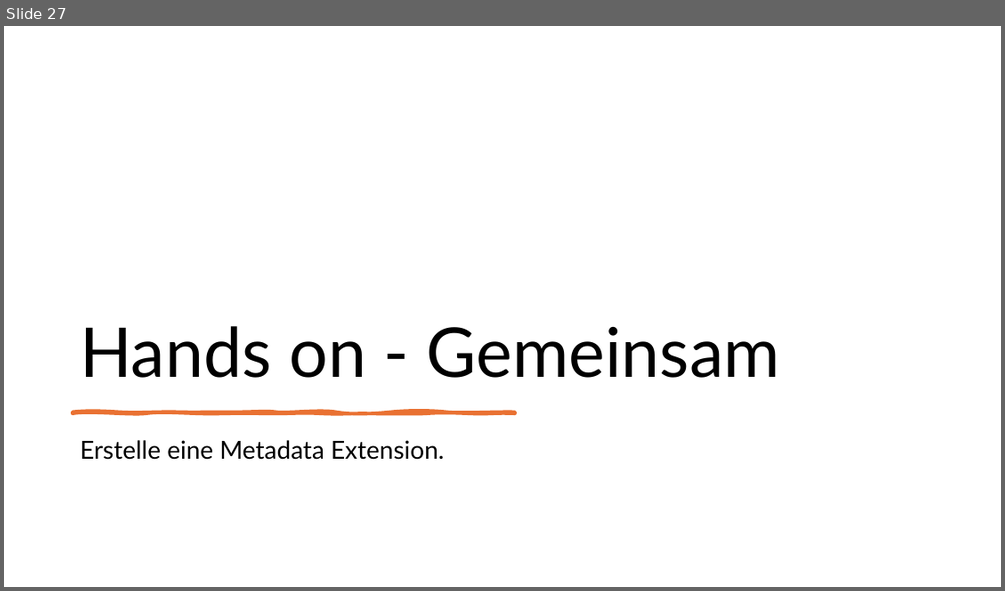
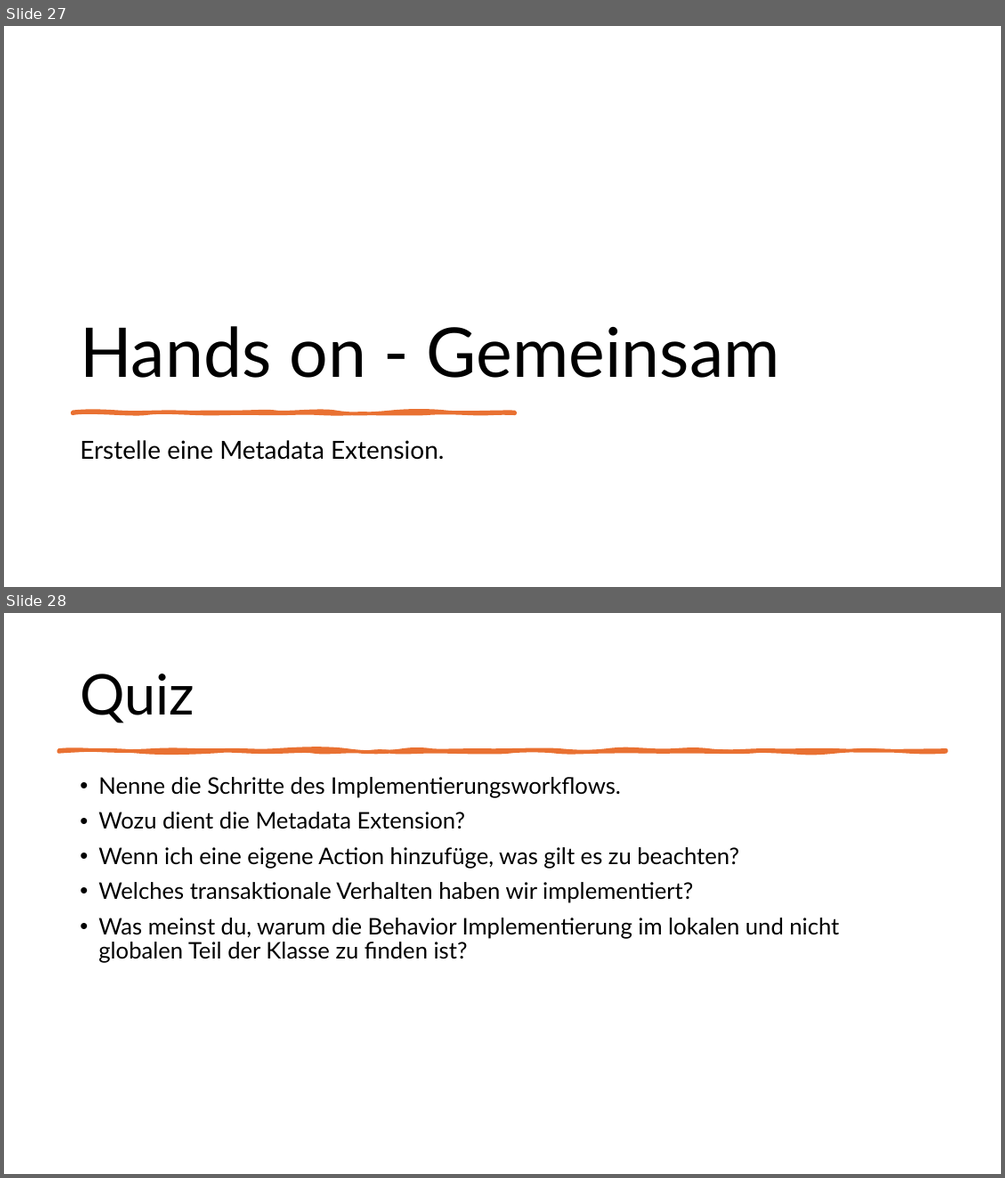
Before and after one commit to DevelopmentBvise/Schulung, a slide deck: RAP Presentationen/RAP_DEMO_DOKU_managed.pptx. Shown one above the other, each under a label of ours: slide 27 before the commit, slides 27 and 28 after it. The pictures are 1005x591 and 1005x1178 pixels, drawn with LibreOffice and Linux fonts; fonts in the diff are those of the drawing. Boxes give left, top, right and bottom in pixels: in the first picture for what was removed or moved away, otherwise in the second. Text is boxed around its words. In the diff, an @@ line names an element or a change of style, - is before the commit and + after.

```diff
--- a/RAP Presentationen/RAP_DEMO_DOKU_managed.pptx
+++ b/RAP Presentationen/RAP_DEMO_DOKU_managed.pptx
@@ slide 28 added at bbox=[4, 613, 1001, 1174], background #FFFFFF @@
@@ title added at bbox=[80, 674, 194, 723], 54 pt, text #000000 @@
+Quiz
@@ freeform shape added at bbox=[58, 750, 947, 751], fill #E97132, outline #E97132 3.25 pt @@
@@ text added at bbox=[98, 777, 839, 963], 22 pt, text #000000 @@
+• Nenne die Schritte des Implementierungsworkflows.
+• Wozu dient die Metadata Extension?
+• Wenn ich eine eigene Action hinzufüge, was gilt es zu beachten?
+• Welches transaktionale Verhalten haben wir implementiert?
+• Was meinst du, warum die Behavior Implementierung im lokalen und nicht globalen Teil der Klasse zu finden ist?
```
Also in this commit, not shown: 1 other slide added, 1 other file.
